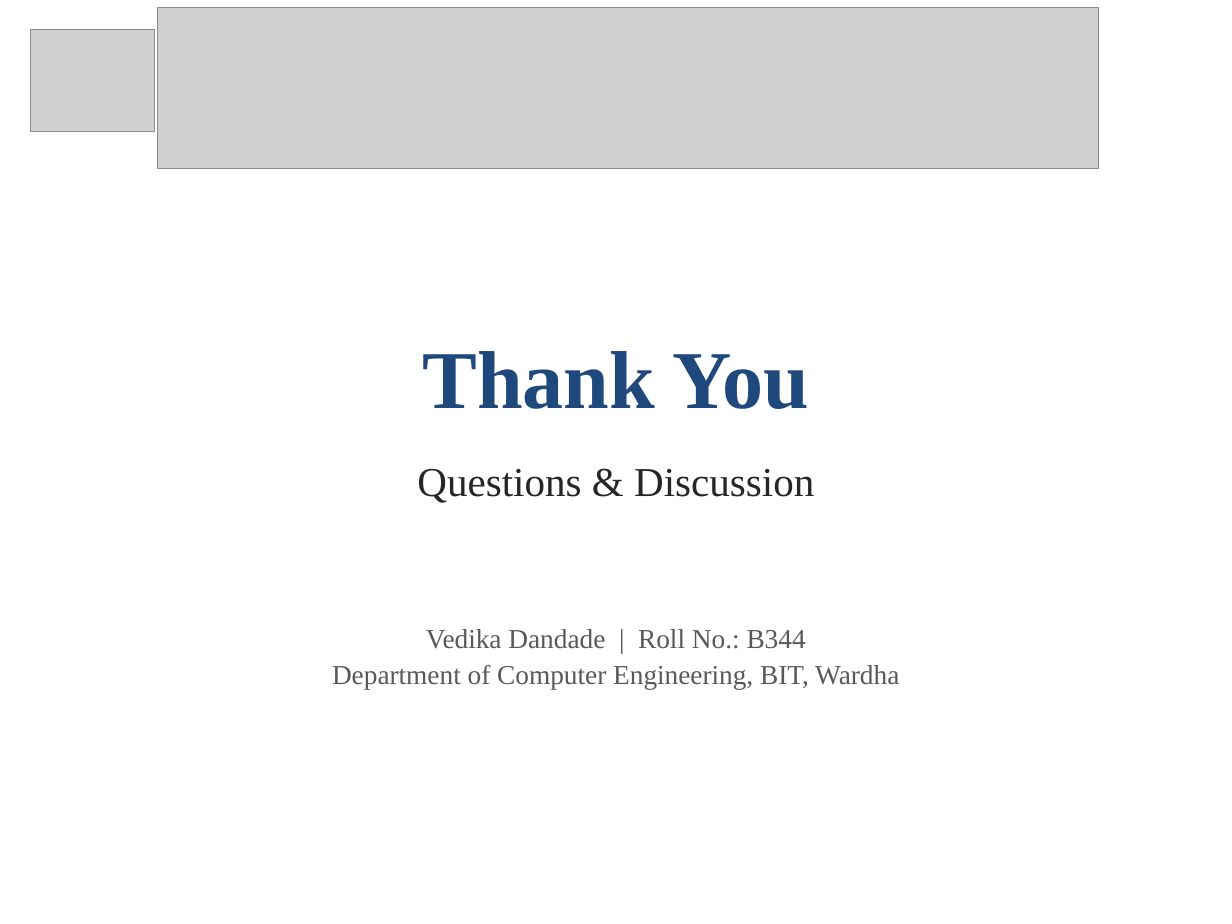
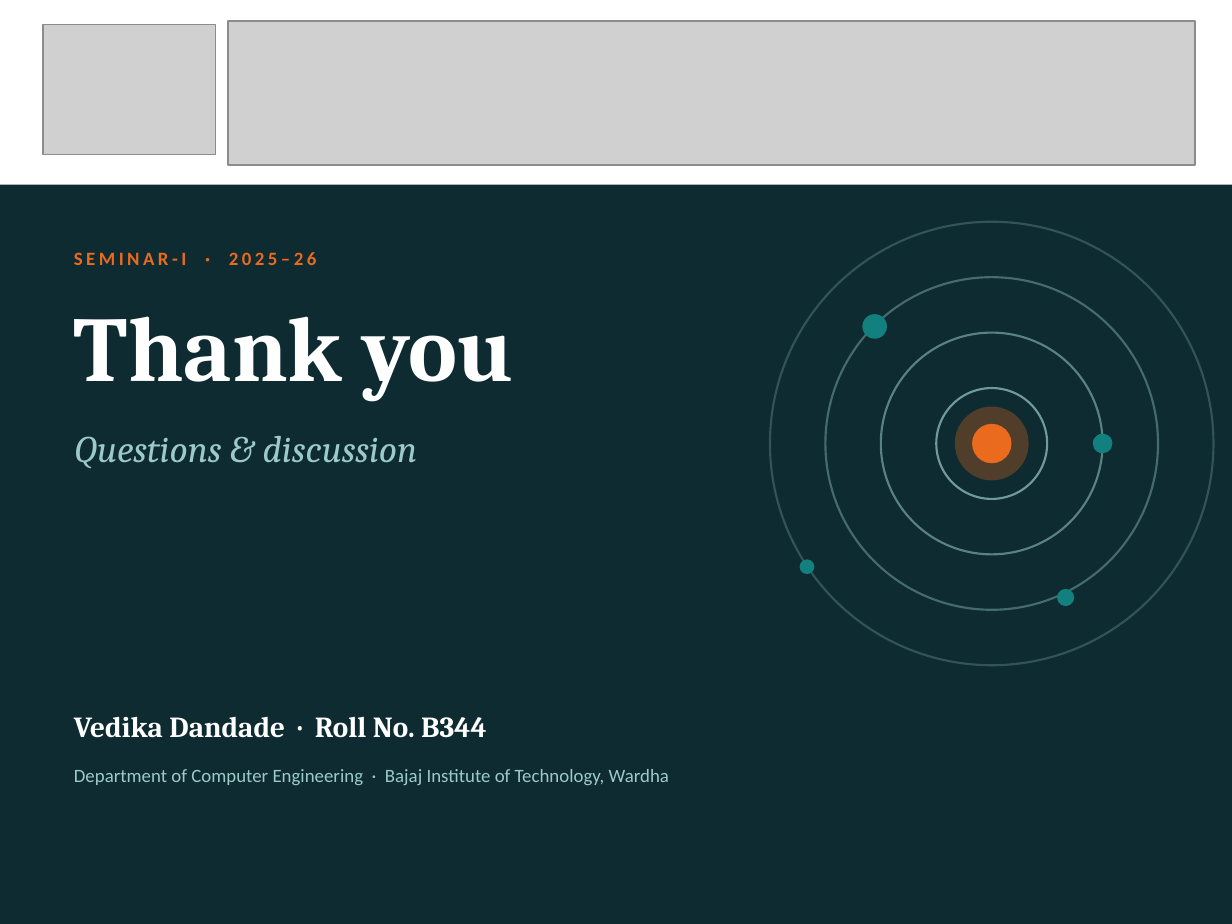
Before and after one commit to UtkarshKale/Cooga, a slide deck: slide 18 of seminar-ppt/Seminar_PPT_AI_Disaster_Management_B344_Vedika_Dandade.pptx. Drawn at 1232x924 pixels with LibreOffice and Linux fonts; fonts in the diff are those of the drawing; grey boxes stand for pictures. Boxes give left, top, right and bottom in pixels: in the first picture for what was removed or moved away, otherwise in the second. Text is boxed around its words. In the diff, an @@ line names an element or a change of style, - is before the commit and + after.

```diff
--- a/seminar-ppt/Seminar_PPT_AI_Disaster_Management_B344_Vedika_Dandade.pptx
+++ b/seminar-ppt/Seminar_PPT_AI_Disaster_Management_B344_Vedika_Dandade.pptx
@@ background #FFFFFF to #0E2B31 @@
@@ rectangle added at (0, 0, 1232, 185), fill #FFFFFF @@
@@ picture added at (43, 25, 216, 154) @@
@@ picture: place and size @@
-picture at (158, 7, 1099, 169)
+picture at (228, 21, 1195, 165)
@@ picture removed at (31, 30, 154, 132) @@
@@ ellipse added at (770, 222, 1214, 665), outline #9CCBC7 1.25 pt @@
@@ text added at (74, 252, 316, 265), 11 pt, text #EA6A1E, bold @@
+SEMINAR-I · 2025–26
@@ text "Thank you" at (74, 316, 514, 401): vertical alignment middle to top @@
@@ ellipse added at (825, 277, 1158, 610), outline #9CCBC7 1.25 pt @@
@@ text at (74, 316, 514, 401): text changed; size 48 to 54 pt; font Times New Roman to Cambria; text colour #1F497D to #FFFFFF @@
-Thank You
+Thank you
@@ ellipse added at (862, 314, 887, 339), fill #12807F @@
@@ ellipse added at (881, 333, 1103, 554), outline #9CCBC7 1.25 pt @@
@@ ellipse added at (936, 388, 1047, 499), outline #9CCBC7 1.25 pt @@
@@ ellipse added at (955, 407, 1029, 480), fill #EA6A1E at 30% opacity @@
@@ text "Questions & discussion" at (74, 436, 417, 468): vertical alignment middle to top @@
@@ text at (74, 436, 417, 468): text changed; size 24 to 22 pt; font Times New Roman to Cambria; text colour #262626 to #9CCBC7; italic on @@
-Questions & Discussion
+Questions & discussion
@@ ellipse added at (972, 424, 1011, 463), fill #EA6A1E @@
@@ ellipse added at (1093, 434, 1112, 453), fill #12807F @@
@@ ellipse added at (800, 559, 814, 574), fill #12807F @@
@@ ellipse added at (1057, 589, 1074, 606), fill #12807F @@
@@ text at (74, 716, 486, 738): text changed; size 16 to 17 pt; font Times New Roman to Cambria; text colour #595959 to #FFFFFF; bold on @@
-Vedika Dandade | Roll No.: B344
-Department of Computer Engineering, BIT, Wardha
+Vedika Dandade · Roll No. B344
@@ text added at (74, 769, 669, 785), 11 pt, text #9CCBC7 @@
+Department of Computer Engineering · Bajaj Institute of Technology, Wardha
```
Also in this commit, not shown: 17 other slides changed, 7 other files.
